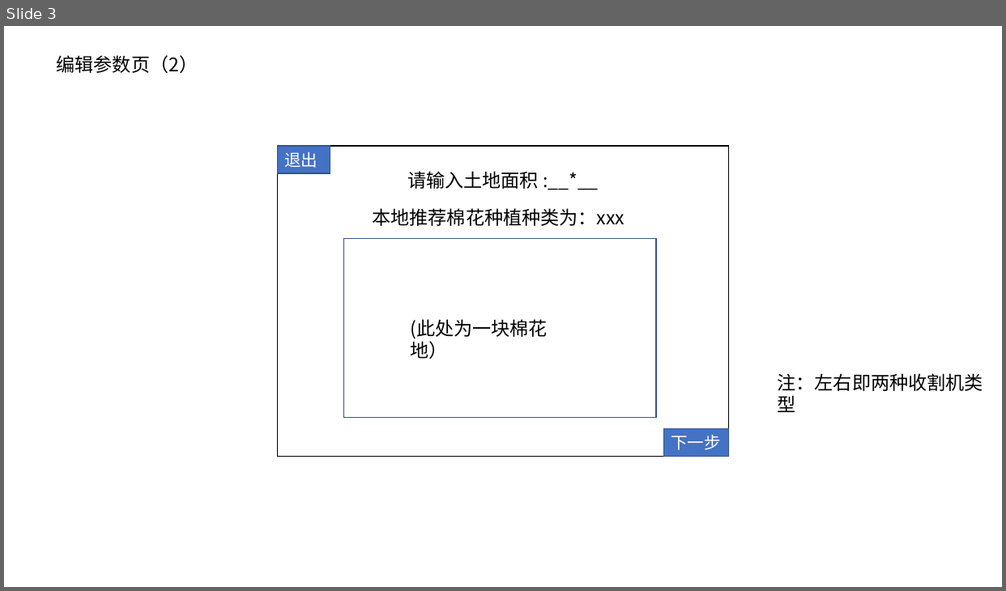
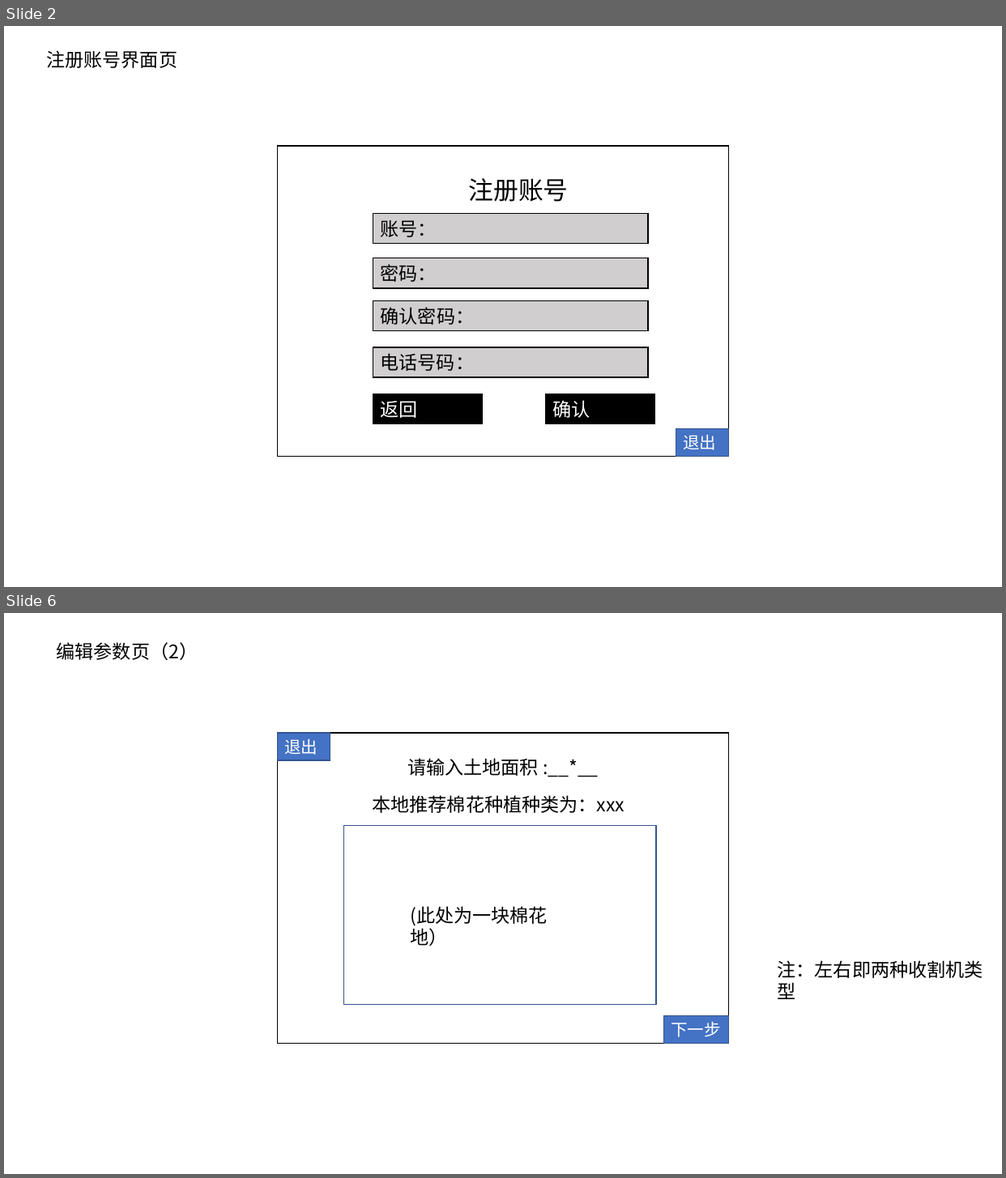
Before and after one commit to jerryfeng2003/The_C_design_on_cotton, a slide deck: 相关资料/界面设计(第一版）.pptx. Shown one above the other, each under a label of ours: slide 3 before the commit, slides 2 and 6 after it; the slides between them are not shown. The pictures are 1006x591 and 1006x1178 pixels, drawn with LibreOffice and Linux fonts; fonts in the diff are those of the drawing. Boxes give left, top, right and bottom in pixels: in the first picture for what was removed or moved away, otherwise in the second. Text is boxed around its words. In the diff, an @@ line names an element or a change of style, - is before the commit and + after.

```diff
--- a/相关资料/界面设计(第一版）.pptx
+++ b/相关资料/界面设计(第一版）.pptx
@@ slide 2 added at <box>4,26,1002,587</box>, background #FFFFFF @@
@@ text added at <box>46,50,177,68</box>, 18 pt, text #000000 @@
+注册账号界面页
@@ rectangle added at <box>277,146,729,456</box>, outline #000000 1 pt @@
@@ text added at <box>468,178,568,202</box>, 24 pt, text #000000 @@
+注册账号
@@ rectangle added at <box>373,213,648,243</box>, fill #D0CECE, outline #000000 1 pt, 18 pt, text #000000 @@
+账号：
@@ rectangle added at <box>373,258,648,288</box>, fill #D0CECE, outline #000000 1 pt, 18 pt, text #000000 @@
+密码：
@@ rectangle added at <box>373,301,648,331</box>, fill #D0CECE, outline #000000 1 pt, 18 pt, text #000000 @@
+确认密码：
@@ rectangle added at <box>373,348,648,378</box>, fill #D0CECE, outline #000000 1 pt, 18 pt, text #000000 @@
+电话号码：
@@ rectangle added at <box>373,395,482,425</box>, fill #000000, outline #000000 1 pt, 18 pt, text #FFFFFF @@
+返回
@@ rectangle added at <box>546,395,654,425</box>, fill #000000, outline #000000 1 pt, 18 pt, text #FFFFFF @@
+确认
@@ rectangle added at <box>675,429,729,456</box>, fill #4472C4, outline #325491 1 pt, 16 pt, text #FFFFFF @@
+退出
@@ what was slide 3 is now slide 6 @@
```
Also in this commit, not shown: 9 slides changed, 11 other slides added, 2 slides removed, 3 other files.
